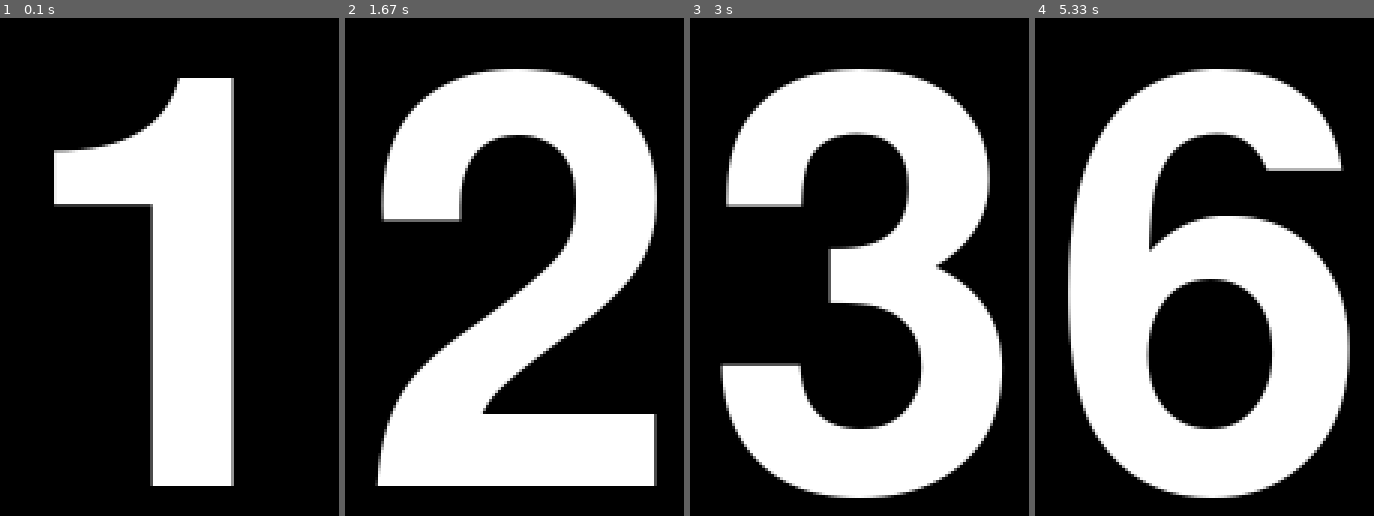
Above: before the commit, frames 1-4 (left to right).
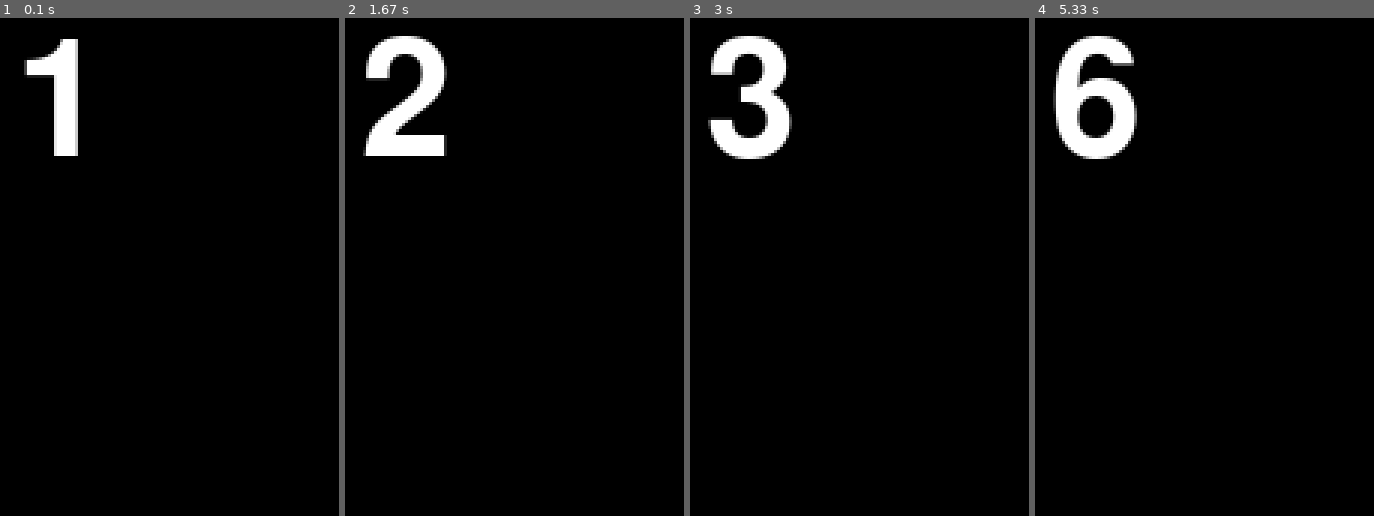
Above: after the commit, the same moments.

Repository: c0b22116/ProjExD_01
Game: pygame game, started from pygame_system.py
The game is run twice, just before and just after one commit, with the same random seed, the same clock (stepped at 60 frames per second) and the same inputs.
Inputs:
- Up to frame 1 (0.1 s): no input
- Up to frame 2 (1.67 s): no input
- Up to frame 3 (3 s): no input
- Up to frame 4 (5.33 s): no input

The runs differ from the first frame. In frame 1, 25% of the frame differs, in the area x 7-70%, y 4-94%; in frame 2, 41%; in frame 3, 40%; in frame 4, 46%, in the area x 5-93%, y 3-97%.

Commit message:
第六問完了

Diff:
--- a/pygame_system.py
+++ b/pygame_system.py
@@ -5,7 +5,7 @@
     pg.display.set_caption("はじめてのPygame")
     screen = pg.display.set_mode((800, 600))
     clock  = pg.time.Clock()
-    fonto  = pg.font.Font(None, 280)
+    fonto  = pg.font.Font(None, 80)
     tmr = 0
 
     while True:
